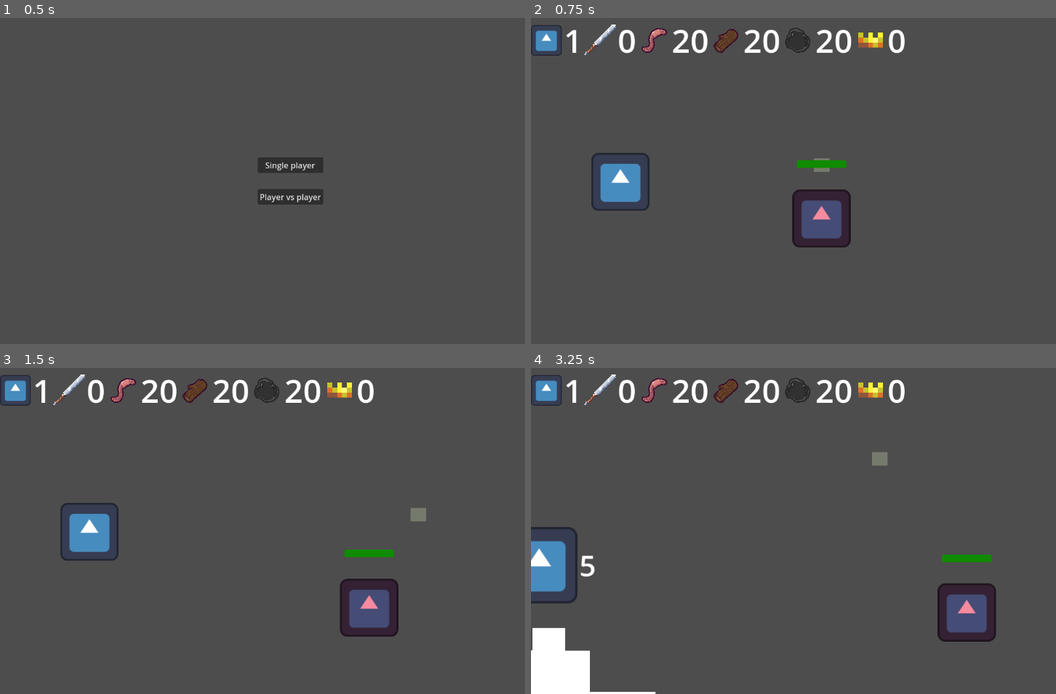
Above: before the commit, frames 1-4 (two rows, left to right).
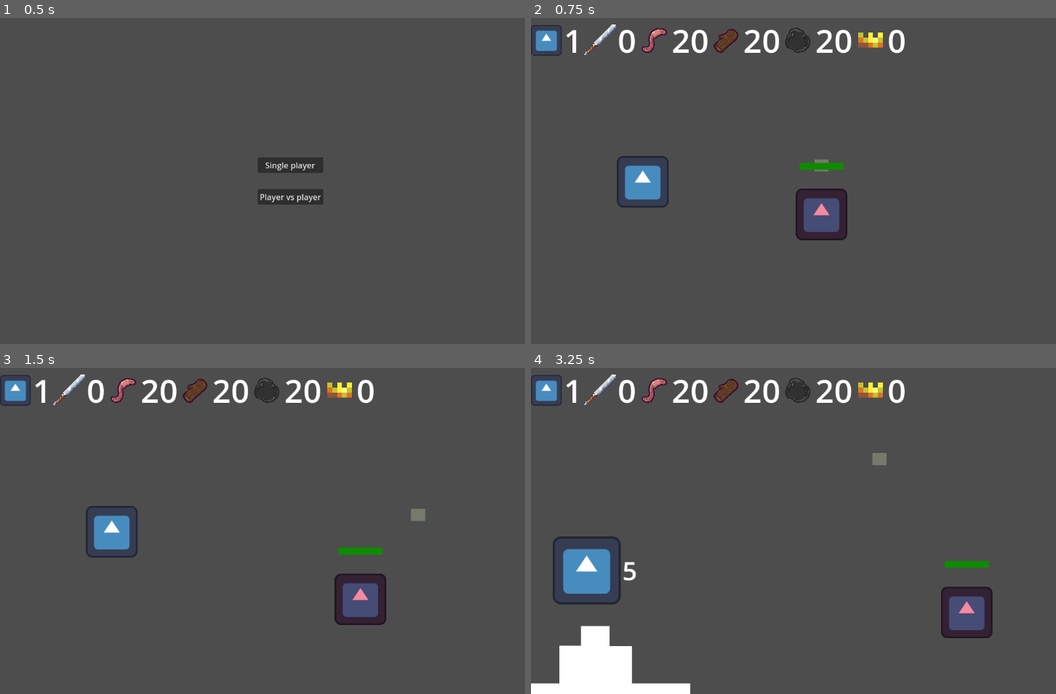
Above: after the commit, the same moments.

Repository: pradoh97/horde
Game: Godot game, scene res://start_screen/start_screen.tscn
Two runs of this game, one before a commit and one after it. Both use one fixed random seed, a clock stepped at 60 frames per second and the inputs below. The engine's default icon, where the game draws it, is replaced by a stand-in: a white triangle on a blue panel in a dark square.
Inputs (mouse positions are in pixels of both pictures, inside the frame that each line leads up to):
- Up to frame 1 (0.5 s): no input
- Up to frame 2 (0.75 s): click "Single player" at 0.5 s
- Up to frame 3 (1.5 s): tap Enter at 1.25 s; move the mouse to (420, 514) at 1.27 s; hold D (right_p1) from 1.28 s (still down); tap Down (down_p2) at 1.35 s
- Up to frame 4 (3.25 s): move the mouse to (704, 547) at 2.02 s; release D (right_p1) at 2.03 s; hold S (down_p1) 2.03-2.78 s; tap Left (left_p2) at 2.1 s; tap Space at 2.75 s; move the mouse to (877, 459) at 2.77 s; hold D (right_p1) from 2.78 s (still down); click (877, 459) at 2.85 s

Frame 1 is identical in both runs. In frame 2, 2.4% of the frame differs, in the area x 11-61%, y 41-71%; in frame 3, 3.3%; in frame 4, 6.5%, in the area x 0-89%, y 25-100%.

Commit message:
Fix camera initial zoom

Diff:
--- a/player/camera.gd
+++ b/player/camera.gd
@@ -1,7 +1,7 @@
 extends Camera2D
 
 @export var tween_duration: float = 0.5
-@export var initial_zoom_percentage := 0.8
+@export var initial_zoom := Vector2(0.2, 0.2)
 var max_zoom = Vector2(0.9, 0.9)
 var min_zoom = Vector2(0.1, 0.1)
 var zoom_tween: Tween
@@ -12,15 +12,17 @@
 var army : Army
 
 func _ready():
-	zoom_step = ceili((max_zoom.x-min_zoom.x)/zoom_step_factor.x/2)
 	max_steps = ceili((max_zoom.x-min_zoom.x)/zoom_step_factor.x)
-	zoom = max_zoom*initial_zoom_percentage
+	zoom = initial_zoom
+	zoom_step = zoom.x / zoom_step_factor.x
 
 func _input(event):
 	var player_number: int = army.player_number
 
 	var valid_zoom_out_input = (player_number == 0 and (event.is_action_pressed("mouse_scroll_down") or event.is_action_pressed("zoom_out_p1") or event.is_action_pressed("zoom_out_p2"))) or (not player_number == 0 and event.is_action_pressed("zoom_out_p" + str(player_number)))
+
 	var valid_zoom_in_input = (player_number == 0 and (event.is_action_pressed("mouse_scroll_up") or event.is_action_pressed("zoom_in_p1") or event.is_action_pressed("zoom_in_p2"))) or (not player_number == 0 and event.is_action_pressed("zoom_in_p" + str(player_number)))
+
 	if valid_zoom_out_input:
 		zoom_step = clamp(zoom_step - 1, min_steps, max_steps)
 		if zoom_step > min_steps:
--- a/pvp_game.tscn
+++ b/pvp_game.tscn
@@ -46,7 +46,6 @@
 [node name="Player1Camera" parent="VBoxContainer/SubViewportContainer/SubViewport" instance=ExtResource("5_g0aon")]
 unique_name_in_owner = true
 position = Vector2(0, -83)
-initial_zoom_percentage = 0.2
 
 [node name="TextureRect" type="TextureRect" parent="VBoxContainer"]
 layout_mode = 2
@@ -69,6 +68,5 @@
 [node name="Player2Camera" parent="VBoxContainer/SubViewportContainer2/SubViewport" instance=ExtResource("5_g0aon")]
 unique_name_in_owner = true
 position = Vector2(0, -83)
-initial_zoom_percentage = 0.2
 
 [connection signal="army_ready" from="VBoxContainer/SubViewportContainer/SubViewport/Level" to="." method="_on_level_army_ready"]
--- a/single_player.tscn
+++ b/single_player.tscn
@@ -38,6 +38,7 @@
 
 [node name="Camera2D" parent="Army" instance=ExtResource("4_wbw6n")]
 position = Vector2(0, -83)
+initial_zoom = Vector2(0.8, 0.8)
 
 [node name="WildMinions" type="Node2D" parent="."]
 position = Vector2(769, -1070)
